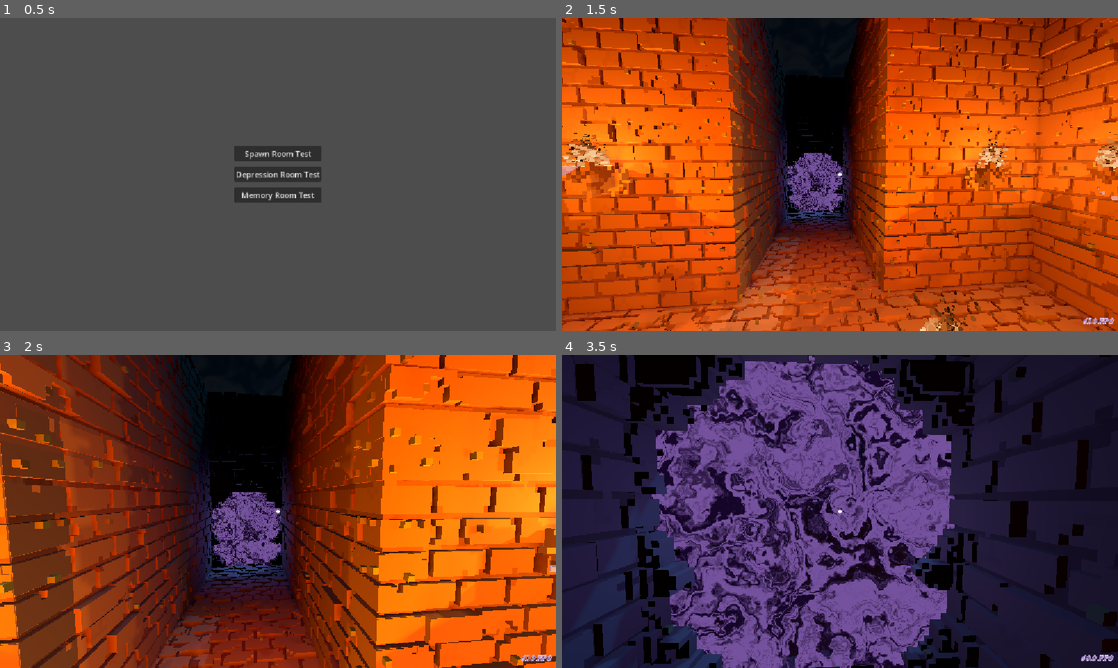
Above: before the commit, frames 1-4 (two rows, left to right).
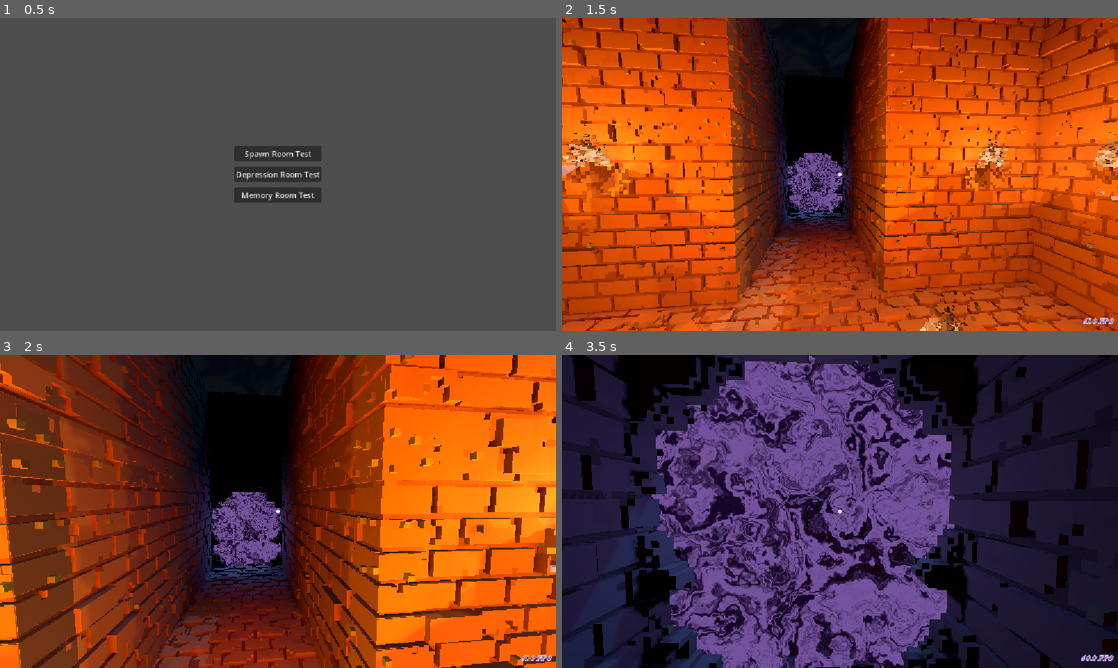
Above: after the commit, the same moments.

Repository: Josephblt/the-loop
Game: Godot game, scene res://tests/test_scene_menu.tscn
The game is run twice, just before and just after one commit, with the same random seed, the same clock (stepped at 60 frames per second) and the same inputs.
Inputs (mouse positions are in pixels of both pictures, inside the frame that each line leads up to):
- Up to frame 1 (0.5 s): no input
- Up to frame 2 (1.5 s): click "Spawn Room Test" at 0.5 s; move the mouse to (867, 174) at 1.27 s; hold W (Forward) from 1.28 s (still down); click (867, 174) at 1.35 s
- Up to frame 3 (2 s): keep holding W (Forward); tap Space (Jump) at 1.52 s
- Up to frame 4 (3.5 s): keep holding W (Forward); move the mouse to (812, 511) at 2.02 s; tap Shift (Walk) at 2.1 s; tap Space (Jump) at 2.27 s; move the mouse to (851, 505) at 2.77 s; click (851, 505) at 2.85 s

Frame 1 is identical in both runs. In frame 2, less than 0.1% of the frame differs, in the area x 38-52%, y 33-63%; in frame 3, 0.1%; in frame 4, 2.0%, in the area x 0-100%, y 0-100%.

Commit message:
Enhance light properties for barrier effect with shadows and culling

Diff:
--- a/src/game/level/effects/gate.tscn
+++ b/src/game/level/effects/gate.tscn
@@ -115,14 +115,17 @@
 transform = Transform3D(1, 0, 0, 0, 1, 0, 0, 0, 1, 0, 2.75, -2.8)
 shape = SubResource("BoxShape3D_tk26a")
 
-[node name="Light" type="OmniLight3D" parent="Barrier"]
+[node name="Light" type="OmniLight3D" parent="Barrier" unique_id=1776379673]
 transform = Transform3D(1, 0, 0, 0, 1, 0, 0, 0, 1, 0, 2.75, -2.8)
 light_color = Color(0.663, 0.545, 1, 1)
 light_energy = 1.5
 light_specular = 2.0
+light_cull_mask = 4294966273
+shadow_enabled = true
+shadow_caster_mask = 4294966273
 omni_range = 6.5
 omni_attenuation = 1.5
 
-[node name="LightAnimationPlayer" type="AnimationPlayer" parent="."]
+[node name="LightAnimationPlayer" type="AnimationPlayer" parent="." unique_id=1194595021]
 libraries/ = SubResource("AnimationLibrary_light")
-autoplay = "pulse"
+autoplay = &"pulse"
